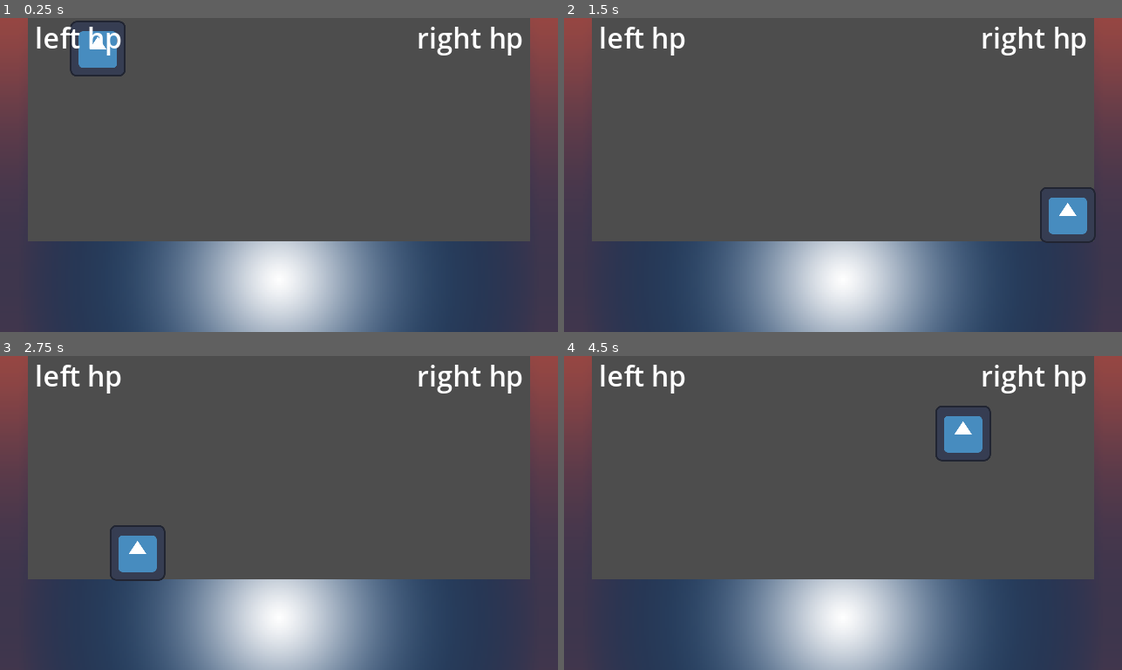
Above: before the commit, frames 1-4 (two rows, left to right).
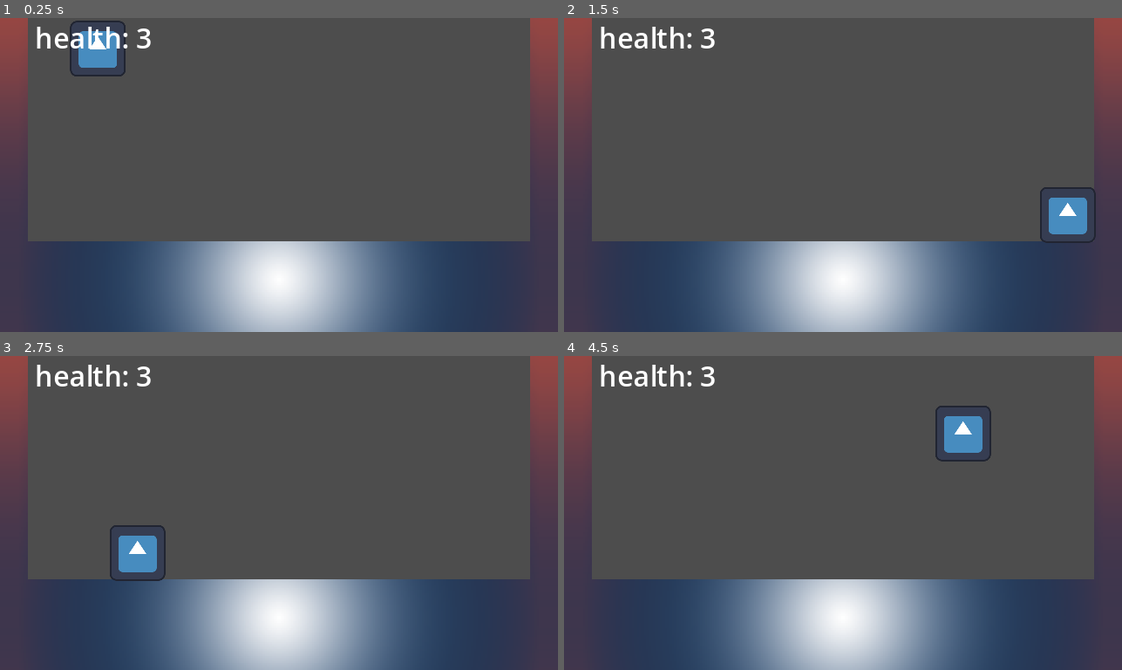
Above: after the commit, the same moments.

Repository: Craig-Holbrook/kc_fighter
Game: Godot game, scene res://stage/stage.tscn
The game is run twice, just before and just after one commit, with the same random seed, the same clock (stepped at 60 frames per second) and the same inputs. This scene is started directly instead of the project's main scene. The engine's default icon, where the game draws it, is replaced by a stand-in: a white triangle on a blue panel in a dark square.
Inputs:
- Up to frame 1 (0.25 s): no input
- Up to frame 2 (1.5 s): tap Enter (ui_accept) at 0.5, 0.77 s; hold Right (ui_right) from 0.53 s (still down)
- Up to frame 3 (2.75 s): tap Enter (ui_accept) at 1.52 s; release Right (ui_right) at 2.03 s; hold Left (ui_left) from 2.03 s (still down)
- Up to frame 4 (4.5 s): release Left (ui_left) at 2.78 s; hold Right (ui_right) 2.78-4.28 s; tap Enter (ui_accept) at 3.02, 3.77, 4.25 s; hold Left (ui_left) from 4.28 s (still down)

The runs differ from the first frame. In frame 1, 1.1% of the frame differs, in the area x 7-94%, y 2-12%; in frame 2, 1.1%; in frame 3, 1.1%; in frame 4, 1.1%.

Commit message:
stage labels and player health

Diff:
--- a/player/player.gd
+++ b/player/player.gd
@@ -1,11 +1,21 @@
 extends CharacterBody2D
 
+signal health_changed
+
+@export var health: int = 3:
+	set(value):
+		health = value
+		health_changed.emit(health, 1)
 
 const SPEED = 300.0
 const JUMP_VELOCITY = -400.0
 
 # Get the gravity from the project settings to be synced with RigidBody nodes.
 var gravity = ProjectSettings.get_setting("physics/2d/default_gravity")
+
+
+func _ready() -> void:
+	health_changed.emit(health, 1)
 
 
 func _physics_process(delta):
--- a/project.godot
+++ b/project.godot
@@ -27,6 +27,9 @@
 
 project/assembly_name="kc_fighter"
 
+[editor_plugins]
+
+enabled=PackedStringArray("res://addons/format_on_save/plugin.cfg")
 
 [layer_names]
 
@@ -36,7 +39,3 @@
 [rendering]
 
 textures/canvas_textures/default_texture_filter=0
-
-[editor_plugins]
-
-enabled=PackedStringArray("res://addons/format_on_save/plugin.cfg")
--- a/stage/stage.gd
+++ b/stage/stage.gd
@@ -1,10 +1,17 @@
 extends Node2D
-
 
 @onready var collision_polygon_2d: CollisionPolygon2D = $StaticBody2D/CollisionPolygon2D
 @onready var polygon_2d: Polygon2D = $StaticBody2D/CollisionPolygon2D/Polygon2D
-
+@onready var left_health_number_label: Label = %LeftHealthNumberLabel
+@onready var right_health_number_label: Label = %RightHealthNumberLabel
+@onready var player: CharacterBody2D = $Player
 
 
 func _ready() -> void:
 	polygon_2d.polygon = collision_polygon_2d.polygon
+	update_health_label(player.health, 1)
+	player.health_changed.connect(update_health_label)
+
+
+func update_health_label(new_health: int, player_id: int):
+	left_health_number_label.text = "health: " + str(new_health)
--- a/stage/stage.tscn
+++ b/stage/stage.tscn
@@ -43,13 +43,13 @@
 layout_mode = 2
 
 [node name="LeftHealthNumberLabel" type="Label" parent="CanvasLayer/MarginContainer/HSplitContainer"]
+unique_name_in_owner = true
 layout_mode = 2
-text = "left hp"
 vertical_alignment = 1
 
 [node name="RightHealthNumberLabel" type="Label" parent="CanvasLayer/MarginContainer/HSplitContainer"]
+unique_name_in_owner = true
 layout_mode = 2
-text = "right hp"
 horizontal_alignment = 2
 
 [node name="Player" parent="." instance=ExtResource("2_q4w8h")]
Not shown: 1 places in player/player.tscn that only renumber resources
Not shown: 1 places in stage/stage.tscn that only renumber resources
